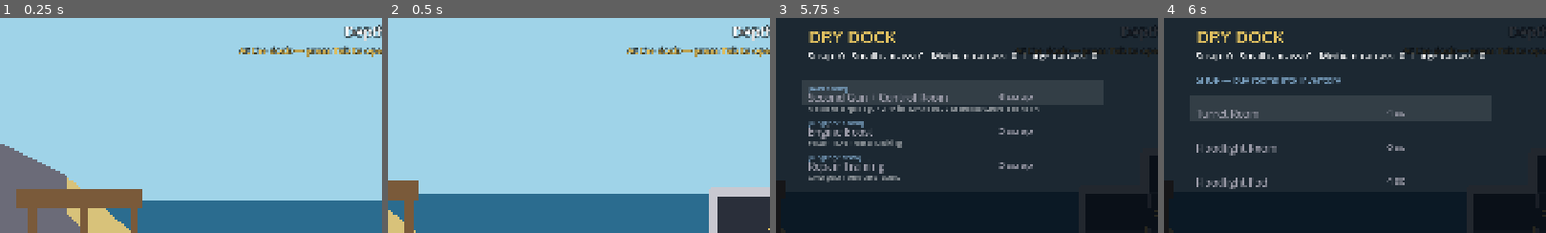
Above: before the commit, frames 1-4 (left to right).
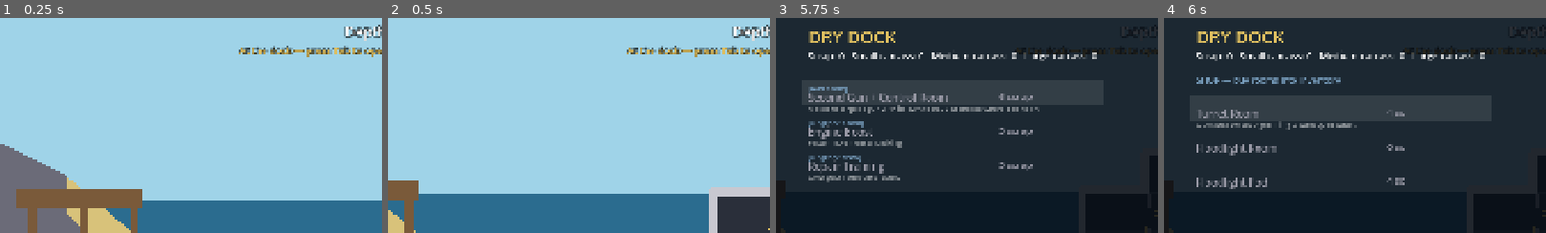
Above: after the commit, the same moments.

Repository: SnirNehemia/deeper
Game: Godot game, scene res://scenes/world.tscn
Same seed, same stepped clock (60 frames per second), same inputs: the game is played once before the commit and once after it.
Inputs:
- Up to frame 1 (0.25 s): no input
- Up to frame 2 (0.5 s): no input
- Up to frame 3 (5.75 s): tap Enter at 0.5, 2, 3.5, 3.6 s; hold D 0.53-2.03 s; tap Tab at 0.6 s; tap Space at 0.77, 1.25, 1.52, 2.75, 3.02, 3.77, 4.25, 4.52 s; tap E at 1.35 s; hold A 2.03-2.78 s; tap Q at 2.1 s; hold D 2.78-4.28 s; tap Shift at 2.85 s; hold A 4.28-5.03 s; tap Keypad Enter at 4.35 s; hold D from 5.03 s (still down); tap M at 5.1 s
- Up to frame 4 (6 s): release D at 5.78 s; hold A from 5.78 s (still down); tap Tab at 5.85 s
The pictures show only the part of the screen within x 0-50%, y 1-51%; the shares and areas given below are measured in that part.

Frames 1-3 are identical in both runs. In frame 4, 0.7% of the frame differs, in the area x 8-51%, y 48-52%.

Commit message:
M4-10: placed Turret Rooms get a working gun station + Shop descriptions
A placed turret_room now builds its own TurretStation (gunner seat in its
middle section, torpedo tube on its firing-face wall, mirrored-aware),
additive alongside the existing M2 bow gun. ModuleDef gains a description
field, shown in the dry dock's Shop tab under each room's name/cost.

Verified standalone (test_turret.gd's _ready never completes under --quit,
a pre-existing issue unrelated to this change). Full suite otherwise green.

Diff:
--- a/scripts/sub/module_catalog.gd
+++ b/scripts/sub/module_catalog.gd
@@ -37,10 +37,14 @@
 	def.is_core = is_core
 	return def
 
+## The Base Gun Room (M4-10, ROOM_SYSTEM.md §6 "Base gun room") — the first
+## hand-built purchasable room with a real mechanic: a torpedo gun on its
+## firing-face wall, with its own gunner seat (Sub._build_turret_room).
 static func _turret_room() -> ModuleDef:
 	var def := ModuleDef.new()
 	def.id = "turret_room"
 	def.display_name = "Turret Room"
+	def.description = "Operate a torpedo gun firing toward open water."
 	def.footprint = Vector2i(1, 1)
 	def.has_firing_face = true
 	def.cost = {"sc": 4}  # base gun room (ROOM_SYSTEM.md §6)
--- a/scripts/sub/module_def.gd
+++ b/scripts/sub/module_def.gd
@@ -11,6 +11,11 @@
 
 ## Player-facing name shown in the dock shop and assembly screen.
 @export var display_name: String = ""
+
+## A one-line player-facing blurb shown in the Shop tab (M4-10,
+## ROOM_SYSTEM.md §6 "worked examples" — e.g. the turret room's "operate the
+## base weapon"). Empty for rooms with nothing special to call out.
+@export var description: String = ""
 
 ## Size in grid cells (width, height). All current rooms are a single
 ## uniform cell (1x1, ROOM_SYSTEM.md §1-2); pods don't use this (they clip to
--- a/scripts/sub/sub.gd
+++ b/scripts/sub/sub.gd
@@ -105,6 +105,12 @@
 ## Crew start-of-run seats in the conning tower, one per potential player
 ## (up to 4). Empty if there's no tower (shouldn't happen in a valid layout).
 var _tower_seats: Array[Vector2] = []
+## One entry per placed `turret_room` (M4-10, ROOM_SYSTEM.md §6 "Base gun
+## room"): {"room": SubGeometry.Room, "seat": Vector2, "tube": Vector2,
+## "facing": float}. Built in _compute_anchors, consumed by
+## _build_turret_room. Distinct from the legacy bow-gun anchors above (the
+## starting "room" module), which stay as the Minnow+'s built-in weapon.
+var _turret_rooms: Array = []
 
 func _ready() -> void:
 	collision_layer = Layers.SUB_HULL
@@ -268,6 +274,25 @@
 		]
 	elif helm != null:
 		_respawn_local = _helm_seat
+
+	# Placed turret rooms (M4-10): gunner seat in s3, tube on the firing-face
+	# wall (mirrored picks which side it points to — validate() rule 5 already
+	# guarantees that side is exterior).
+	_turret_rooms = []
+	for room in geometry.rooms:
+		if room.module_id != "turret_room":
+			continue
+		var floor_y := room.rect.position.y + room.rect.size.y
+		var seat := Vector2(_section_x(room, 3), floor_y - crew_half)
+		var tube: Vector2
+		var facing: float
+		if room.mirrored:
+			tube = Vector2(room.rect.position.x - 36.0, room.rect.get_center().y)
+			facing = -1.0
+		else:
+			tube = Vector2(room.rect.position.x + room.rect.size.x + 36.0, room.rect.get_center().y)
+			facing = 1.0
+		_turret_rooms.append({"room": room, "seat": seat, "tube": tube, "facing": facing})
 
 func helm_seat_local() -> Vector2:
 	return _helm_seat
@@ -636,6 +661,8 @@
 		_build_helm()
 	if _room_by_id("room") != null:
 		_build_turret()
+	for tr in _turret_rooms:
+		_build_turret_room(tr)
 	if _room_by_id("claw_room") != null:
 		_build_claw()
 
@@ -653,6 +680,18 @@
 	turret.position = _turret_seat
 	turret.tube_local = _turret_tube
 	turret.facing = 1.0
+	add_child(turret)
+	_visual.turrets.append(turret)
+
+## A placed Turret Room's gunner station (M4-10) — same TurretStation as the
+## legacy bow gun, seated/aimed from this room's own anchors.
+func _build_turret_room(tr: Dictionary) -> void:
+	var turret := TurretStation.new()
+	turret.sub = self
+	turret.room_index = tr["room"].water_index
+	turret.position = tr["seat"]
+	turret.tube_local = tr["tube"]
+	turret.facing = tr["facing"]
 	add_child(turret)
 	_visual.turrets.append(turret)
 
--- a/scripts/sub/sub_visual.gd
+++ b/scripts/sub/sub_visual.gd
@@ -43,11 +43,12 @@
 	for ladder in sub.geometry.ladders:
 		_draw_ladder(ladder.x, ladder.top_y, ladder.bottom_y)
 
-	# Consoles at the seats.
+	# Consoles at the seats — the helm, plus one per turret station (the
+	# legacy bow gun and any placed Turret Rooms, M4-10).
 	_draw_console(sub.helm_seat_local())
-	_draw_console(sub.turret_seat_local())
 
 	for t in turrets:
+		_draw_console(t.position)
 		_draw_turret(t)
 	_draw_claw_console(sub)
 	_draw_storage_pen(sub)
--- a/scripts/ui/dry_dock.gd
+++ b/scripts/ui/dry_dock.gd
@@ -630,8 +630,11 @@
 				HORIZONTAL_ALIGNMENT_LEFT, -1, 26, name_col)
 			f.draw_string(get_canvas_item(), Vector2(560, y + 22), DryDock._cost_string(cost),
 				HORIZONTAL_ALIGNMENT_LEFT, -1, 24, name_col)
+			if def.description != "":
+				f.draw_string(get_canvas_item(), Vector2(80, y + 50), def.description,
+					HORIZONTAL_ALIGNMENT_LEFT, -1, 17, Color(1, 1, 1, 0.55))
 			if owned > 0:
-				f.draw_string(get_canvas_item(), Vector2(80, y + 50), "In inventory: %d" % owned,
+				f.draw_string(get_canvas_item(), Vector2(560, y + 50), "In inventory: %d" % owned,
 					HORIZONTAL_ALIGNMENT_LEFT, -1, 17, Color(1, 1, 1, 0.55))
 			y += 86.0
 
--- a/tests/test_turret.gd
+++ b/tests/test_turret.gd
@@ -15,6 +15,7 @@
 	_hub = get_node("/root/InputHub")
 	await _test_seat_and_aim()
 	await _test_fire_and_despawn()
+	await _test_placed_turret_room()
 
 	if _failures == 0:
 		print("TURRET TESTS PASSED")
@@ -177,3 +178,35 @@
 	sub.queue_free()
 	wall.queue_free()
 	await _frames(2)
+
+func _test_placed_turret_room() -> void:
+	print("[placed Turret Room (M4-10)]")
+	var layout := SubLayout.starting_layout()
+	# Bow-mounted, unmirrored: its firing face (4, 0) is exterior.
+	layout.placements.append(SubLayout.Placement.new("turret_room", Vector2i(3, 0), false))
+	_check(SubValidator.validate(layout)["ok"], "the layout with a placed turret room is valid")
+
+	var sub := Sub.new()
+	sub.layout = layout
+	add_child(sub)
+
+	var turrets: Array[TurretStation] = []
+	for child in sub.get_children():
+		if child is TurretStation:
+			turrets.append(child)
+	_check(turrets.size() == 2, "the sub now has two turret stations (legacy bow gun + Turret Room)")
+
+	var room := sub._room_by_id("turret_room")
+	_check(room != null, "the layout's turret room is in the generated geometry")
+	if room != null:
+		var placed: TurretStation = null
+		for t in turrets:
+			if t.room_index == room.water_index:
+				placed = t
+		_check(placed != null, "one turret station seats in the placed turret room")
+		if placed != null:
+			_check(placed.facing > 0.0, "an unmirrored turret room fires toward the bow (+x)")
+			_check(placed.tube_local.x > room.rect.position.x + room.rect.size.x,
+				"its tube sits outside the room's footprint, on the firing-face wall")
+
+	sub.queue_free()
Not shown, changed: DECISIONS.md
Not shown, changed: STATUS.md
